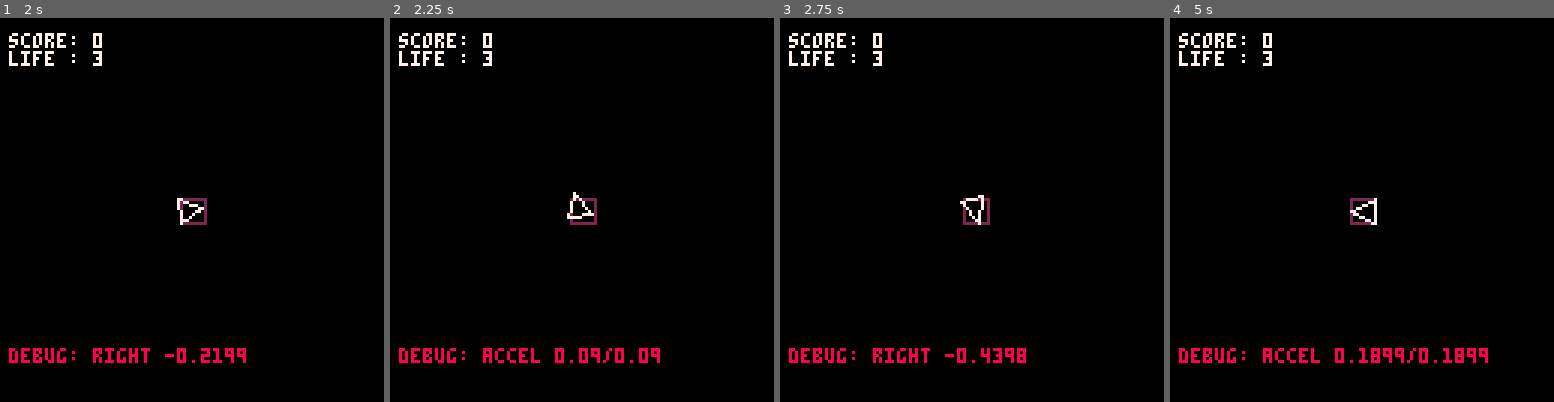
Above: before the commit, frames 1-4 (left to right).
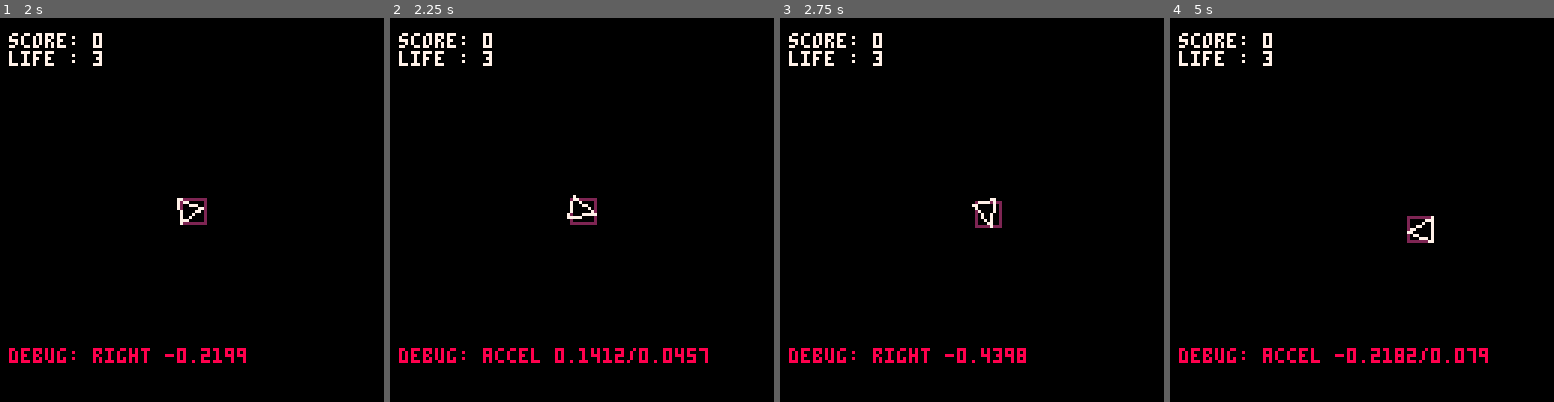
Above: after the commit, the same moments.

Repository: devcherchecollegue-org/back-to-the-90s
Game: PICO-8 cartridge asteroid.p8
The game is run twice, just before and just after one commit, with the same random seed, the same clock (stepped at 60 frames per second) and the same inputs.
Inputs:
- Up to frame 1 (2 s): tap X (X key) at 0.33, 1.07, 1.85 s; hold Right from 1.6 s (still down)
- Up to frame 2 (2.25 s): release Right at 2.1 s; hold Up from 2.15 s (still down)
- Up to frame 3 (2.75 s): release Up at 2.42 s; hold Right from 2.47 s (still down)
- Up to frame 4 (5 s): tap X (X key) at 2.97, 4.08 s; release Right at 3.03 s; hold Left 3.08-3.58 s; hold Right 4.02-4.68 s; hold Up from 4.73 s (still down)

Frame 1 is identical in both runs. In frame 2, 0.5% of the frame differs, in the area x 47-83%, y 45-90%; in frame 3, 0.5%; in frame 4, 1.1%, in the area x 42-79%, y 46-90%.

Commit message:
acceleration bug patch

Diff:
--- a/asteroid.p8
+++ b/asteroid.p8
@@ -10,7 +10,6 @@
 psize = 4
 rotspeed=0.02
 paccel, pdecel = 0.05, 0.03
-paccelangle = 0
 -- world
 score, life = 0, 3
 
@@ -18,6 +17,7 @@
 px, py = 64, 64
 pvx, pvy = 0,0
 pangle = 0.0
+paccelangle = 0
 
 -- player triangle geom
 pgeom={
@@ -72,14 +72,18 @@
 
 -- update player vel/rot/pos/...
 function update_player()
-	pvx -= pdecel
-	pvy -= pdecel
-	if (pvx < 0) then pvx = 0 end
-	if (pvy < 0) then pvy = 0 end
+	-- decelerate
+ pvx *= 0.99
+ pvy *= 0.99
+ -- cap max speed
+	if (pvx < -pmaxspeed) then pvx = -pmaxspeed end
+	if (pvy < -pmaxspeed) then pvy = -pmaxspeed end
 	if (pvx > pmaxspeed) then pvx = pmaxspeed end
 	if (pvy > pmaxspeed) then pvy = pmaxspeed end
-	px += pvx * cos(paccelangle+0.25)
-	py += pvy * sin(paccelangle+0.25)
+	-- move
+	px += pvx
+	py += pvy
+	-- infinite screen
 	if(px>127) then px -= 127 end
 	if(py>128) then py -= 127 end
 	if(px<0) then px += 127 end
@@ -108,8 +112,8 @@
 
 function accel()
  paccelangle = pangle
- pvx += paccel
- pvy += paccel
+ pvx = pvx + paccel * cos(paccelangle+0.25)
+ pvy = pvy + paccel * sin(paccelangle+0.25)
 -- px += pvx * cos(pangle+0.25)
 -- py += pvy * sin(pangle+0.25)
  debug="accel "..pvx.."/"..pvy
